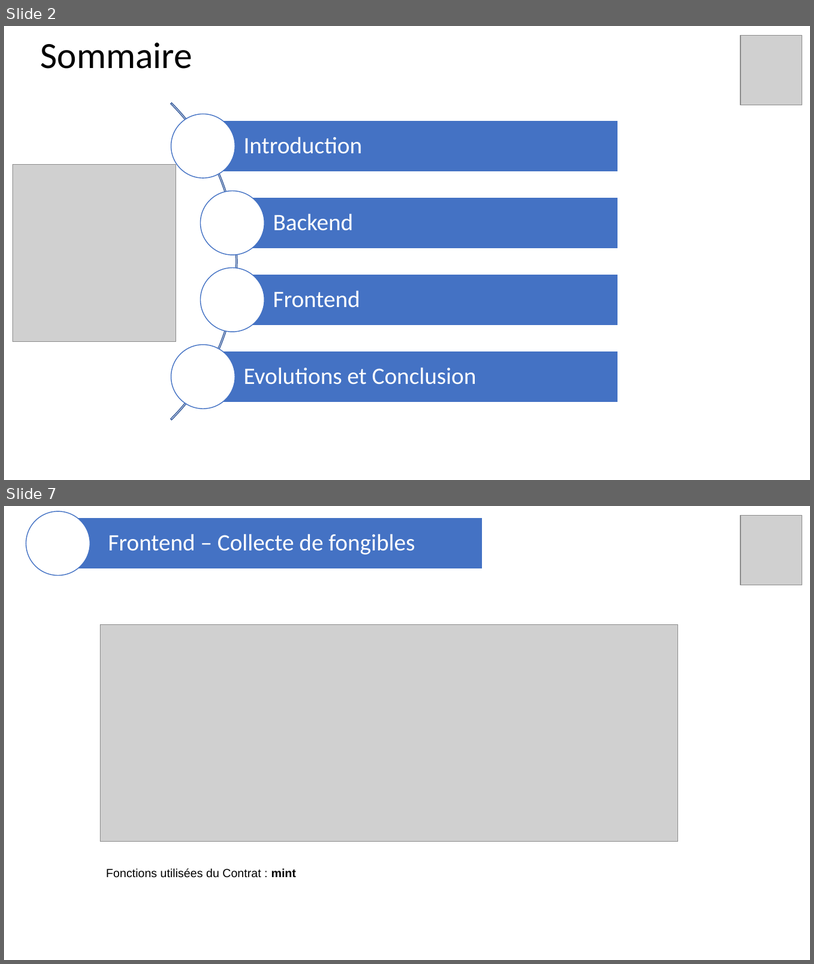
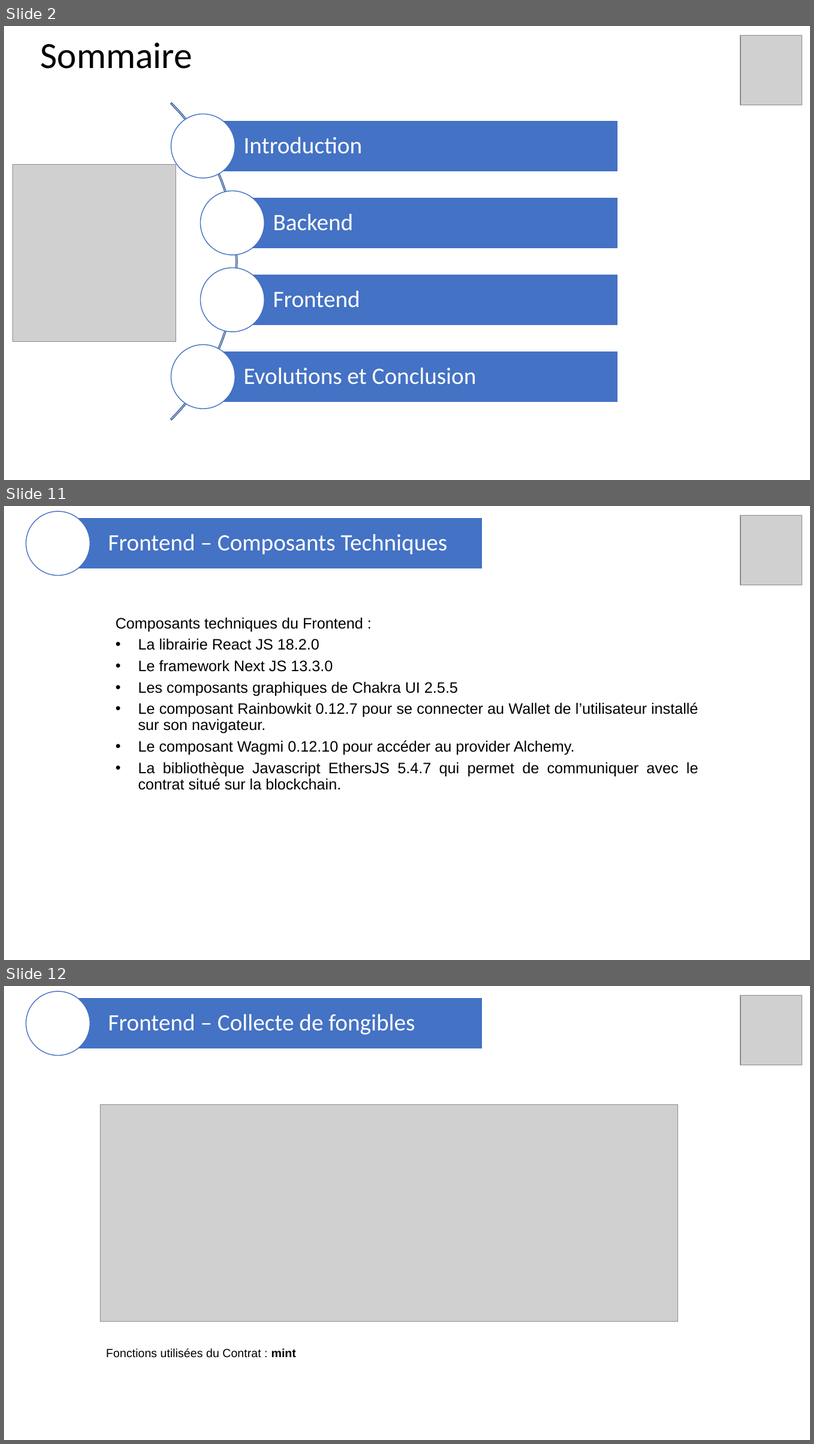
Before and after one commit to blockchainFormationAcadee/chapitre-vi-ft-franck38410, a slide deck: Presentation_JO2024.pptx. Shown one above the other, each under a label of ours: slides 2 and 7 before the commit, slides 2, 11 and 12 after it; the slides between them are not shown. The pictures are 814x964 and 814x1444 pixels, drawn with LibreOffice and Linux fonts; fonts in the diff are those of the drawing; grey boxes stand for pictures. Boxes give left, top, right and bottom in pixels: in the first picture for what was removed or moved away, otherwise in the second. Text is boxed around its words. In the diff, an @@ line names an element or a change of style, - is before the commit and + after.

Commit message:
Version avec etat echange et ppt de présentation maj

```diff
--- a/Presentation_JO2024.pptx
+++ b/Presentation_JO2024.pptx
@@ slide 11 added at (4, 506, 810, 960), background #FFFFFF @@
@@ ellipse added at (26, 511, 90, 576), fill #FFFFFF, outline #4472C4 1 pt @@
@@ rectangle added at (68, 517, 483, 569), fill #4472C4, outline #FFFFFF 1 pt @@
@@ picture added at (741, 515, 802, 585) @@
@@ text added at (108, 534, 448, 555), 28 pt, text #FFFFFF @@
+Frontend – Composants Techniques
@@ text added at (116, 617, 699, 790), 18 pt, text #000000 @@
+Composants techniques du Frontend :
+• La librairie React JS 18.2.0
+• Le framework Next JS 13.3.0
+• Les composants graphiques de Chakra UI 2.5.5
+• Le composant Rainbowkit 0.12.7 pour se connecter au Wallet de l’utilisateur installé sur son navigateur.
+• Le composant Wagmi 0.12.10 pour accéder au provider Alchemy.
+• La bibliothèque Javascript EthersJS 5.4.7 qui permet de communiquer avec le contrat situé sur la blockchain.
@@ what was slide 7 is now slide 12 @@
```
Also in this commit, not shown: 5 slides changed, 9 other slides added, 1 slide removed, 3 other files.
